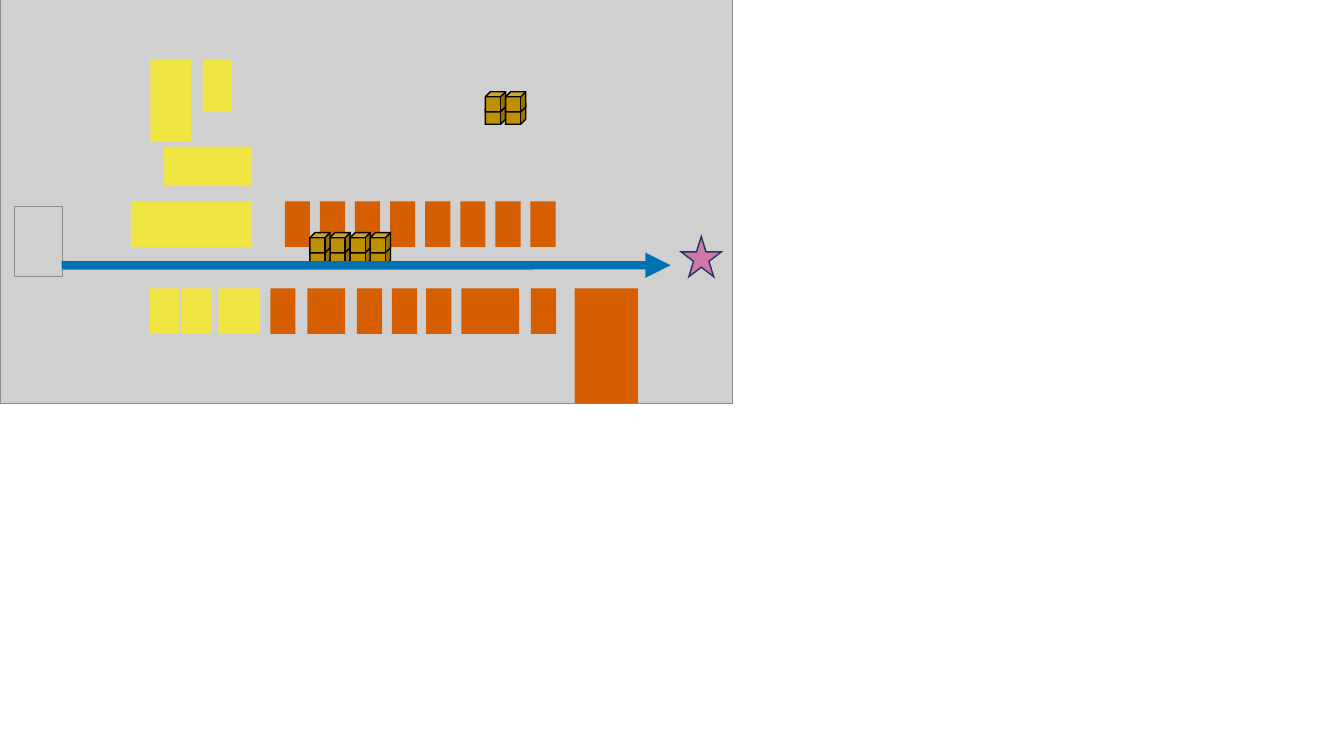
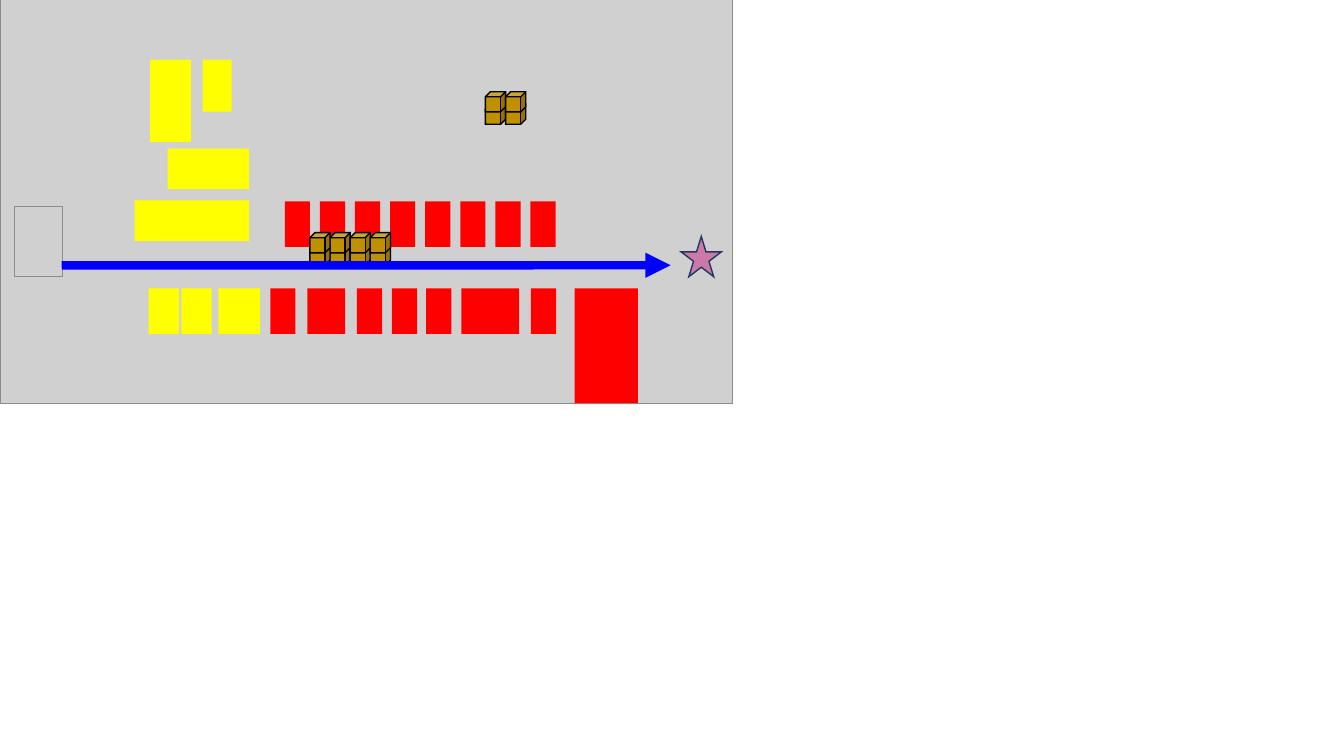
Before and after one commit to cmu-able/explainable-planning, a slide deck: slide 16 of XPlanningEvaluation/data/instruction/instruction-color-blind-friendly.pptx. Drawn at 1344x756 pixels with LibreOffice and Linux fonts; fonts in the diff are those of the drawing; grey boxes stand for pictures. Boxes give left, top, right and bottom in pixels: in the first picture for what was removed or moved away, otherwise in the second. Text is boxed around its words. In the diff, an @@ line names an element or a change of style, - is before the commit and + after.

Commit message:
updated instruction-color-blind-friendly.pptx to use shapes and consistent colors with graphviz colors

```diff
--- a/XPlanningEvaluation/data/instruction/instruction-color-blind-friendly.pptx
+++ b/XPlanningEvaluation/data/instruction/instruction-color-blind-friendly.pptx
@@ fill #F0E442 to #FFFF00 in 7 elements at (x1=150, y1=59, x2=191, y2=142), (x1=203, y1=59, x2=232, y2=112), (x1=149, y1=288, x2=179, y2=334), (x1=181, y1=288, x2=212, y2=334), (x1=219, y1=288, x2=261, y2=334), (x1=167, y1=148, x2=249, y2=189), (x1=135, y1=201, x2=250, y2=241) @@
@@ rectangle resized from (x1=131, y1=202, x2=252, y2=247) to (x1=135, y1=201, x2=250, y2=241) @@
@@ arrow (62, 265) - (670, 265): stroke #0072B2 6 pt to #0000FF 6 pt @@
@@ fill #D55E00 to #FF0000 in 16 elements at (x1=285, y1=202, x2=311, y2=247), (x1=320, y1=202, x2=345, y2=247), (x1=355, y1=202, x2=380, y2=247), (x1=390, y1=202, x2=415, y2=247), (x1=425, y1=202, x2=451, y2=247), (x1=461, y1=202, x2=486, y2=247), (x1=495, y1=202, x2=520, y2=247), (x1=530, y1=202, x2=556, y2=247), (x1=270, y1=288, x2=295, y2=334), (x1=308, y1=288, x2=345, y2=334), (x1=357, y1=288, x2=382, y2=334), (x1=392, y1=288, x2=417, y2=334), (x1=426, y1=288, x2=452, y2=334), (x1=462, y1=288, x2=519, y2=334), (x1=531, y1=288, x2=557, y2=334), (x1=575, y1=288, x2=638, y2=403) @@
```
Also in this commit, not shown: 6 other slides changed.
